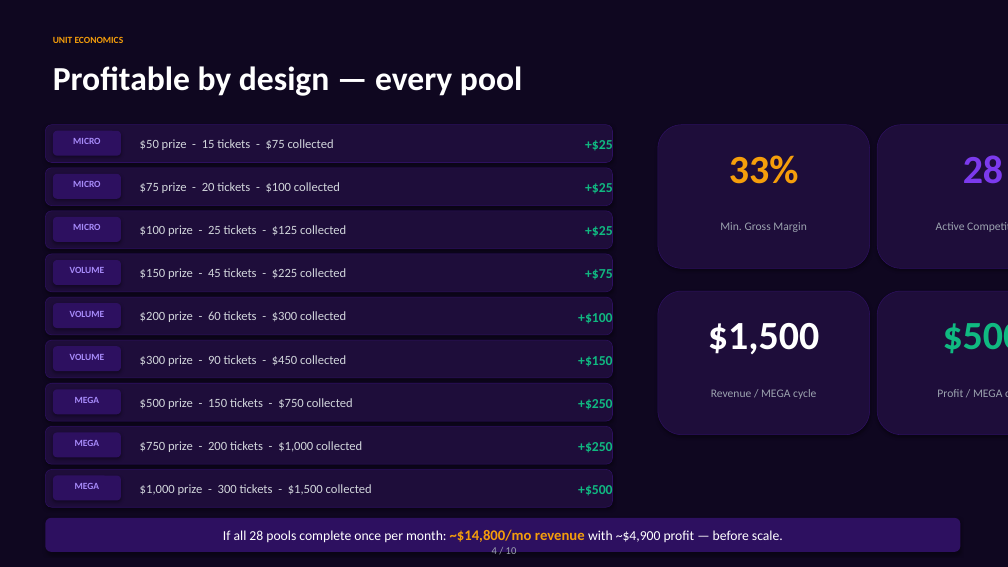
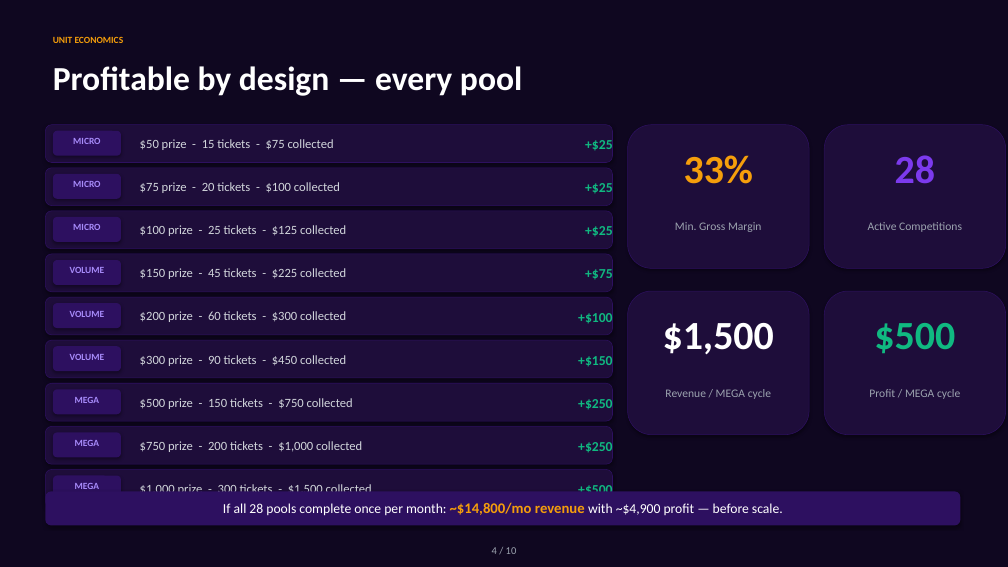
Before and after one commit to alainbad/Winify, a slide deck: slide 4 of assets/tick-pick-pitch.pptx. Drawn at 1008x567 pixels with LibreOffice and Linux fonts; fonts in the diff are those of the drawing. Boxes give left, top, right and bottom in pixels: in the first picture for what was removed or moved away, otherwise in the second. Text is boxed around its words. In the diff, an @@ line names an element or a change of style, - is before the commit and + after.

```diff
--- a/assets/tick-pick-pitch.pptx
+++ b/assets/tick-pick-pitch.pptx
@@ text "33%": place and size @@
-text "33%" at <box>729,155,799,184</box>
+text "33%" at <box>684,155,754,184</box>
@@ rounded rectangle: place and size @@
-rounded rectangle at <box>658,125,870,268</box>
+rounded rectangle at <box>628,125,809,268</box>
@@ text "28": place and size @@
-text "28" at <box>963,155,1003,184</box>
+text "28" at <box>895,155,935,184</box>
@@ rounded rectangle: place and size @@
-rounded rectangle at <box>877,125,1008,268</box>
+rounded rectangle at <box>824,125,1006,268</box>
@@ text "Min. Gross Margin": place and size @@
-text "Min. Gross Margin" at <box>720,222,806,232</box>
+text "Min. Gross Margin" at <box>675,222,761,232</box>
@@ text "Active Competitions" rewrapped from <box>936,222,965,230</box> to <box>868,222,962,232</box> @@
@@ rounded rectangle: place and size @@
-rounded rectangle at <box>658,291,870,435</box>
+rounded rectangle at <box>628,291,809,435</box>
@@ rounded rectangle: place and size @@
-rounded rectangle at <box>877,291,1008,435</box>
+rounded rectangle at <box>824,291,1006,435</box>
@@ text "$1,500": place and size @@
-text "$1,500" at <box>708,323,819,354</box>
+text "$1,500" at <box>663,323,774,354</box>
@@ text "$500" rewrapped from <box>943,323,1008,354</box> to <box>874,323,955,354</box> @@
@@ text "Revenue / MEGA cycle": place and size @@
-text "Revenue / MEGA cycle" at <box>711,389,816,399</box>
+text "Revenue / MEGA cycle" at <box>665,389,771,399</box>
@@ text "Profit / MEGA cycle" rewrapped from <box>937,389,1002,397</box> to <box>869,389,960,399</box> @@
@@ text "If all 28 pools complete ...": place and size @@
-text "If all 28 pools complete ..." at <box>223,529,783,543</box>
+text "If all 28 pools complete ..." at <box>223,502,783,516</box>
@@ rounded rectangle: place and size @@
-rounded rectangle at <box>45,518,960,552</box>
+rounded rectangle at <box>45,492,960,526</box>
```
Also in this commit, not shown: 2 other slides changed.
